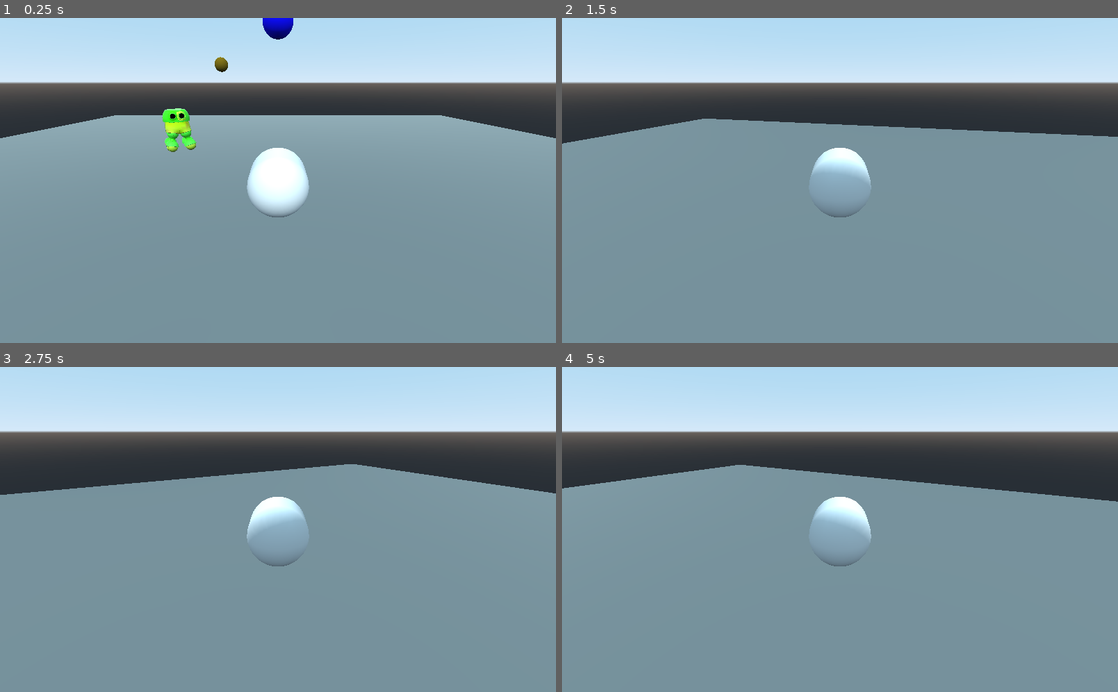
Above: before the commit, frames 1-4 (two rows, left to right).
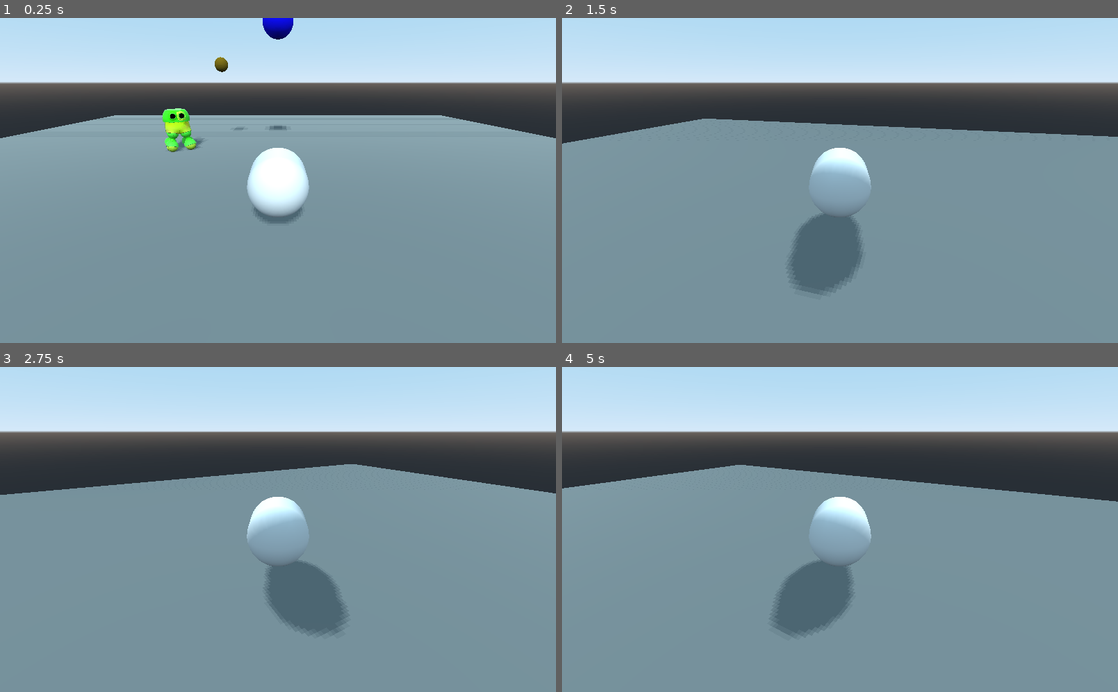
Above: after the commit, the same moments.

Repository: ajahar/FGJ_2021
Game: Godot game, scene res://SandboxScenes/Antti.tscn
Same seed, same stepped clock (60 frames per second), same inputs: the game is played once before the commit and once after it. This scene is started directly instead of the project's main scene.
Inputs:
- Up to frame 1 (0.25 s): no input
- Up to frame 2 (1.5 s): hold D (right) 0.53-1.28 s; hold A (left) from 1.28 s (still down)
- Up to frame 3 (2.75 s): release A (left) at 2.03 s; hold D (right) from 2.03 s (still down)
- Up to frame 4 (5 s): release D (right) at 2.78 s; hold W (forward) 2.78-3.53 s; hold A (left) from 3.53 s (still down)

The runs differ from the first frame. In frame 1, 0.3% of the frame differs, in the area x 31-55%, y 31-64%; in frame 2, 2.5%, in the area x 40-55%, y 60-86%; in frame 3, 2.4%; in frame 4, 2.4%.

Commit message:
Test PSSM 4 Split shadows

Diff:
--- a/SandboxScenes/Antti.tscn
+++ b/SandboxScenes/Antti.tscn
@@ -47,7 +47,7 @@
 light_color = Color( 0.980392, 0.980392, 0.941176, 1 )
 light_energy = 0.5
 light_indirect_energy = 0.5
-directional_shadow_mode = 0
+shadow_enabled = true
 
 [node name="Floor" type="StaticBody" parent="."]
 
